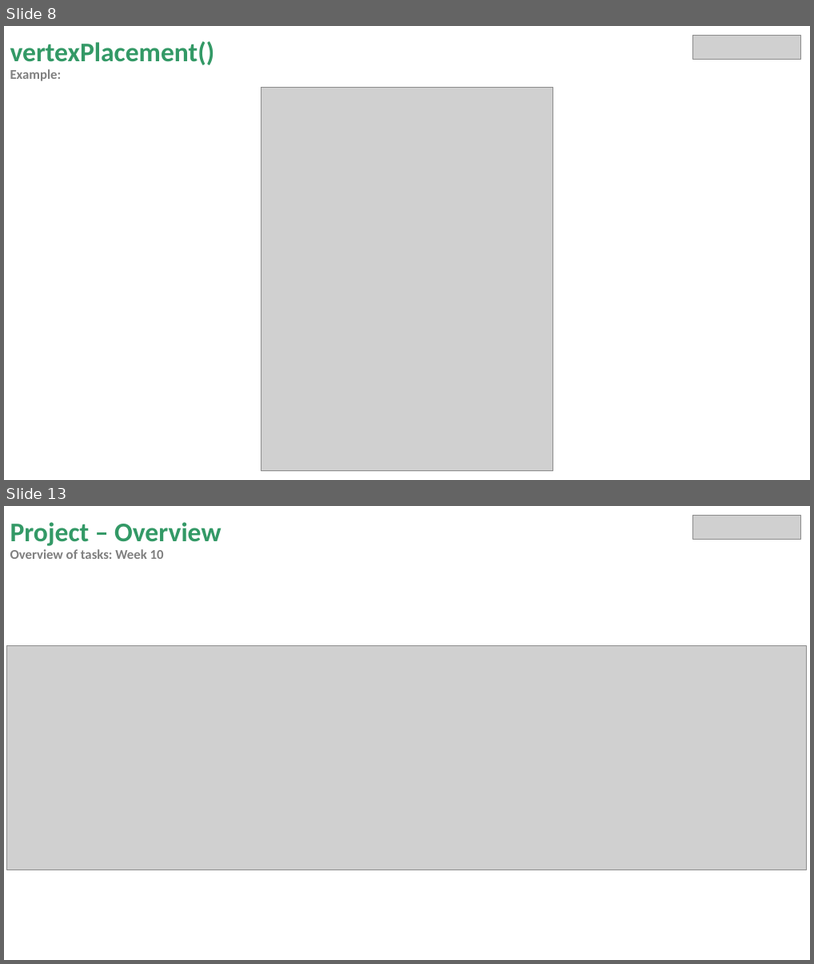
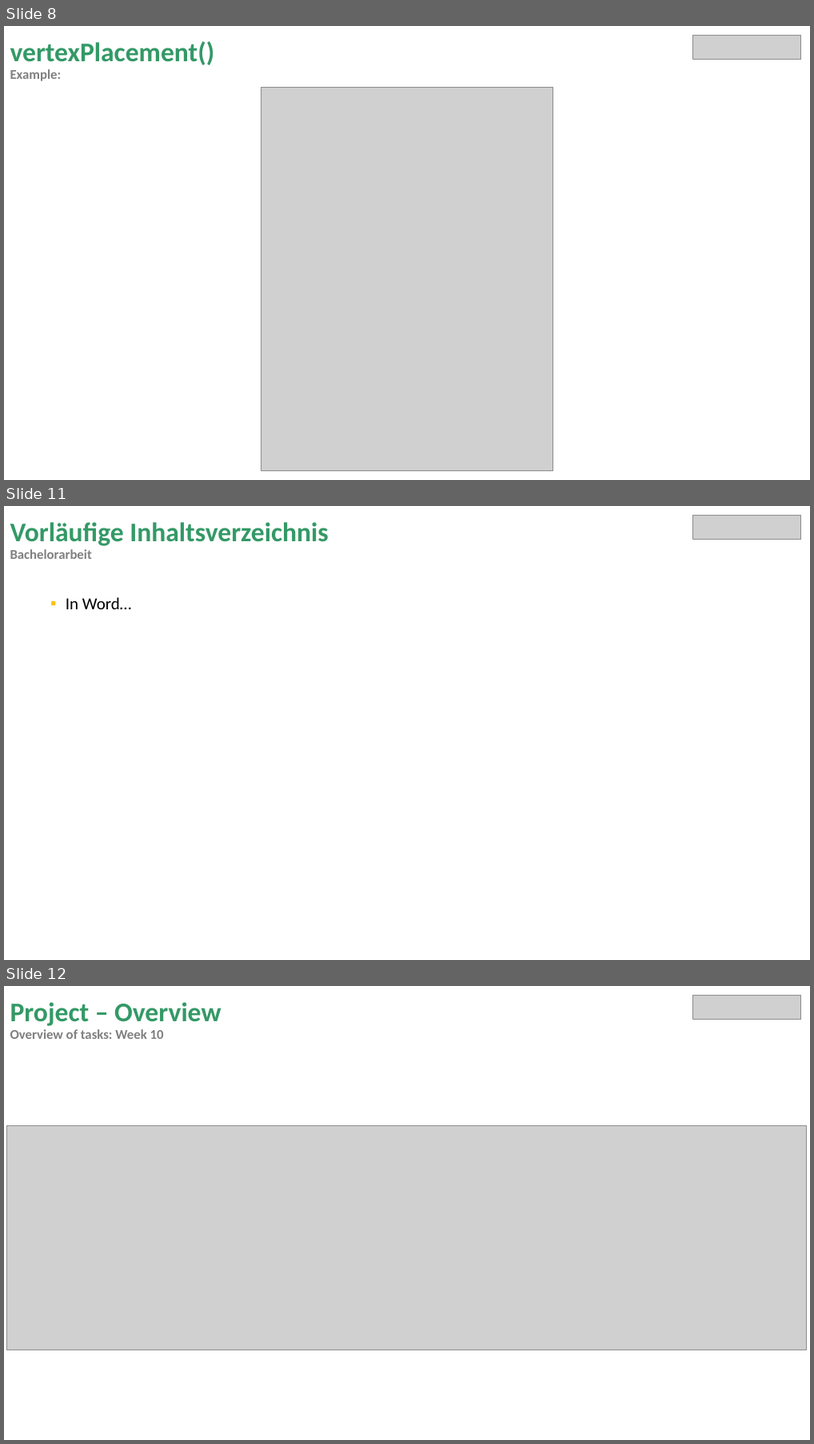
Before and after one commit to miguelrk/tum-mw-bachelorarbeit, a slide deck: 3 Entwicklungsphase/weekly_meeting_14.pptx. Shown one above the other, each under a label of ours: slides 8 and 13 before the commit, slides 8, 11 and 12 after it; the slides between them are not shown. The pictures are 814x964 and 814x1444 pixels, drawn with LibreOffice and Linux fonts; fonts in the diff are those of the drawing; grey boxes stand for pictures. Boxes give left, top, right and bottom in pixels: in the first picture for what was removed or moved away, otherwise in the second. Text is boxed around its words. In the diff, an @@ line names an element or a change of style, - is before the commit and + after.

```diff
--- a/3 Entwicklungsphase/weekly_meeting_14.pptx
+++ b/3 Entwicklungsphase/weekly_meeting_14.pptx
@@ slide 11 added at [4, 506, 810, 960], background #FFFFFF @@
@@ title added at [10, 522, 328, 559], 32 pt, text #339966, bold @@
+Vorläufige Inhaltsverzeichnis
+Bachelorarbeit
@@ picture added at [693, 515, 802, 539] @@
@@ text added at [66, 597, 132, 609], 20 pt, text #000000 @@
+▪ In Word…
@@ what was slide 13 is now slide 12 @@
```
Also in this commit, not shown: 6 slides changed, 1 other slide added, 3 slides removed, 11 other files.
